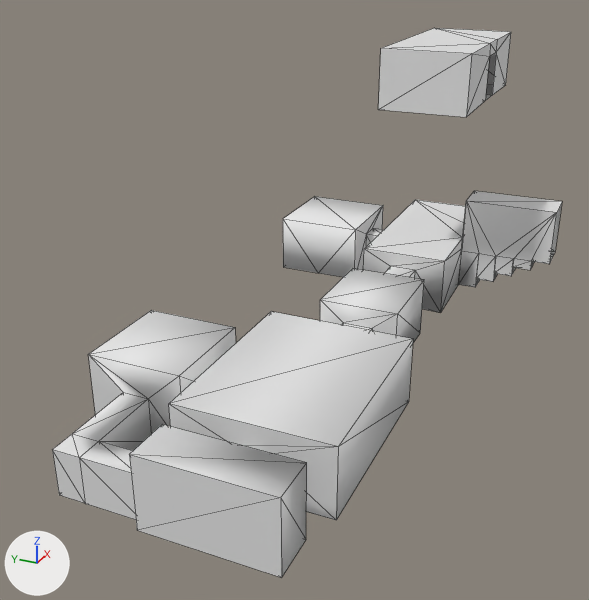
Two versions of the OBJ model models/castle_dungeon_walls.obj, one commit apart.
The view is the same before and after, from a camera (50 mm lens) standing at (-85.6, 1.0, 32.0) and looking at (-19.8, 30.7, -0.9). Lighting does not change. The marker at lower left points along +X, +Y and +Z. Mesh edges are drawn as thin lines. Where no turn or scale is listed for an object, it has been applied to the vertices. Vertices at the same position are counted once.

The first picture shows 'castle_dungeon_walls.000'.
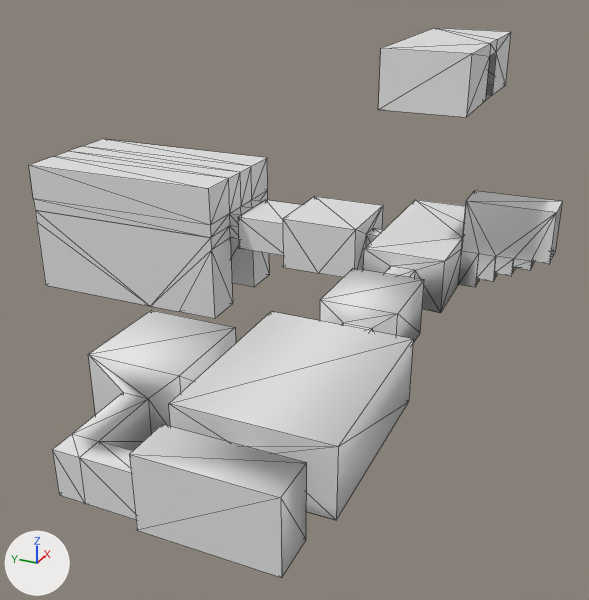
Commit message: updated dungeon

What changed in the scene script:
```text
Change me_castle_dungeon_walls_000:
    used by ob_castle_dungeon_walls_000; location = (0.0, 0.0, 0.0)
    remove me_castle_dungeon_walls_000.from_pydata(...)  # 203 vertices, 370 faces; spans x -50.8..8.5, y 9.3..38.6, z -4.2..21.7
    add me_castle_dungeon_walls_000.from_pydata(...)  # 295 vertices, 531 faces; spans x -50.8..8.5, y 9.3..72.0, z -11.2..21.7
    me_castle_dungeon_walls_000 part 1
    3 faces are deleted
    63 vertices are added at x -8.5..6.8, y 38.6..72.0, z -11.2..5.1
    14 new vertices lie (1.4, 0.0, 0.0) away from vertices in x -3.8..0.6, y 44.9..72.0, z -11.1..-2.3
    5 new vertices lie (1.5, 0.0, 0.0) away from vertices in x 0.5..0.7, y 44.9..72.0, z -11.1..-2.3
    5 new vertices lie (-0.2, 25.5, -0.1) away from vertices in x -8.3..6.8, y 46.5, z -0.7..0.8
    5 new vertices lie (0.0, 6.3, 0.0) away from vertices in x -4.4..3.0, y 38.6, z -3.1..0.8
    164 new faces join them
```

Boxes (x1, y1, x2, y2) around the edits, measured in the pictures (589 x 600 px):
'castle_dungeon_walls.000', reshaped: before (52, 28, 562, 578); after (29, 28, 562, 578)
part 1 of me_castle_dungeon_walls_000, built on: after (29, 139, 302, 319)
